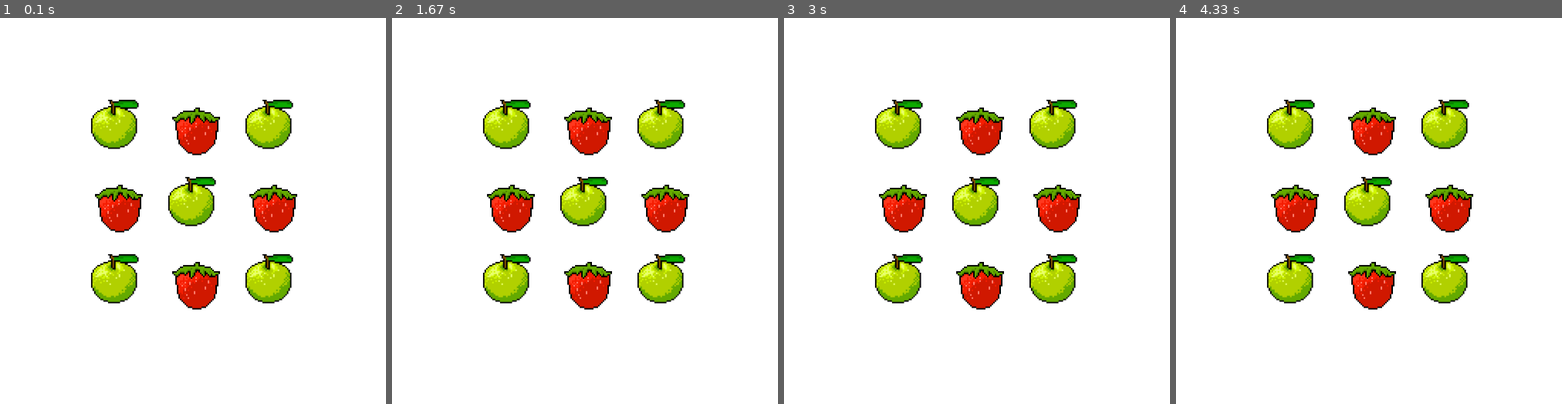
Above: before the commit, frames 1-4 (left to right).
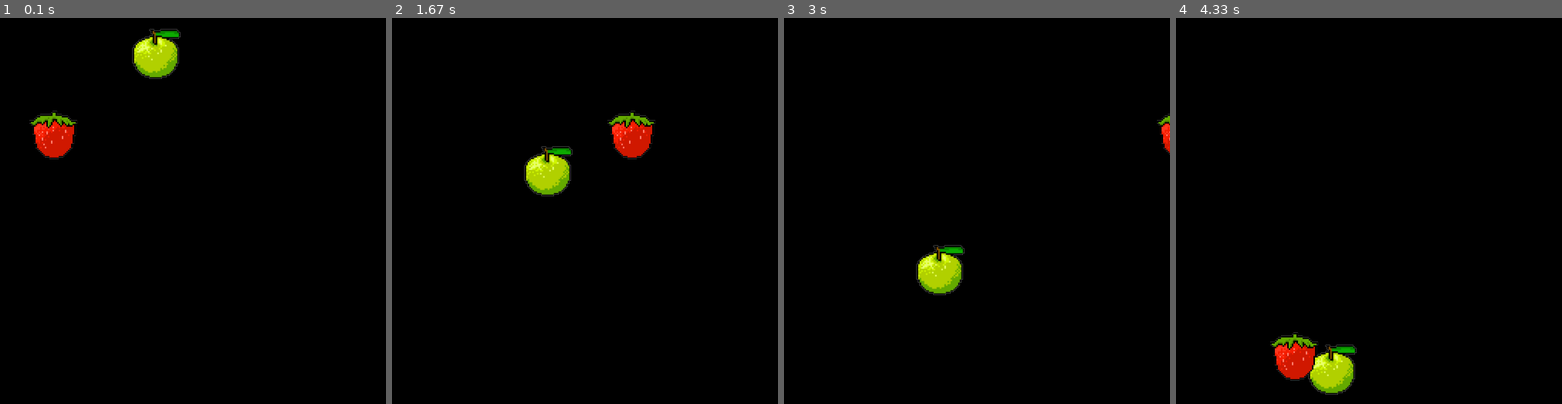
Above: after the commit, the same moments.

Repository: YogiSunil/Pygame
Game: pygame game, started from game.py
The game is run twice, just before and just after one commit, with the same random seed, the same clock (stepped at 60 frames per second) and the same inputs.
Inputs:
- Up to frame 1 (0.1 s): no input
- Up to frame 2 (1.67 s): no input
- Up to frame 3 (3 s): no input
- Up to frame 4 (4.33 s): no input

The runs differ from the first frame. In frame 1, 99% of the frame differs, in the area x 0-100%, y 0-100%; in frame 2, 99%; in frame 3, 99%; in frame 4, 99%.

Commit message:
challange-3

Diff:
--- a/game.py
+++ b/game.py
@@ -1,56 +1,92 @@
-# Import and initialize pygame
 import pygame
+from random import randint
 
 # Initialize Pygame
 pygame.init()
 
-# Configure the screen
-screen = pygame.display.set_mode([500, 500])
-pygame.display.set_caption("Drawing Objects and Images")
+# Screen dimensions
+screen_width = 500
+screen_height = 500
 
-# Define the GameObject class
-class GameObject(pygame.sprite.Sprite):
+# Create the screen
+screen = pygame.display.set_mode((screen_width, screen_height))
+
+# Set the title
+pygame.display.set_caption("Fruit Movement Game")
+
+# Load images
+apple_image = pygame.image.load('apple.png')
+strawberry_image = pygame.image.load('strawberry.png')
+
+# Base GameObject class
+class GameObject:
     def __init__(self, x, y, image):
-        super(GameObject, self).__init__()
-        self.surf = pygame.image.load(image)
         self.x = x
         self.y = y
+        self.image = image
 
     def render(self, screen):
-        screen.blit(self.surf, (self.x, self.y))
+        screen.blit(self.image, (self.x, self.y))
 
-# Create instances of GameObject for apples and strawberries
-objects = [
-     GameObject(100, 100, 'apple.png'),    # Top left apple
-    GameObject(200, 100, 'strawberry.png'), # Top middle strawberry
-    GameObject(300, 100, 'apple.png'),    # Top right apple
+# Apple class (vertical movement)
+class Apple(GameObject):
+    def __init__(self):
+        super().__init__(randint(93, 343), 0, apple_image)
+        self.dy = (randint(100, 300) / 100)  # Speed between 1.0 and 3.0
 
-    GameObject(100, 200, 'strawberry.png'), # Middle left strawberry
-    GameObject(200, 200, 'apple.png'),    # Middle center apple
-    GameObject(300, 200, 'strawberry.png'), # Middle right strawberry
+    def move(self):
+        self.y += self.dy
+        if self.y > screen_height:
+            self.reset()
 
-    GameObject(100, 300, 'apple.png'),    # Bottom left apple
-    GameObject(200, 300, 'strawberry.png'), # Bottom middle strawberry
-    GameObject(300, 300, 'apple.png')     # Bottom right apple
-]
+    def reset(self):
+        self.x = randint(93, 343)  # Choose from specific lanes
+        self.y = -64  # Start above the screen
 
-# Create the game loop
+# Strawberry class (horizontal movement)
+class Strawberry(GameObject):
+    def __init__(self):
+        super().__init__(0, randint(50, 400), strawberry_image)
+        self.dx = (randint(100, 300) / 100)  # Speed between 1.0 and 3.0
+
+    def move(self):
+        self.x += self.dx
+        if self.x > screen_width:
+            self.reset()
+
+    def reset(self):
+        self.x = -64  # Start off-screen to the left
+        self.y = randint(50, 400)  # Random vertical position
+
+# Main game loop
 running = True
+clock = pygame.time.Clock()
+
+# Create instances of the game objects
+apple = Apple()
+strawberry = Strawberry()
+
 while running:
-    # Check for events and handle quitting
+    # Check for events
     for event in pygame.event.get():
         if event.type == pygame.QUIT:
             running = False
 
-    # Clear the screen to white
-    screen.fill((255, 255, 255))
+    # Clear the screen
+    screen.fill((0, 0, 0))  # Black background
 
-    # Render each game object
-    for obj in objects:
-        obj.render(screen)
+    # Move and render the objects
+    apple.move()
+    apple.render(screen)
+
+    strawberry.move()
+    strawberry.render(screen)
 
     # Update the display
     pygame.display.flip()
 
+    # Control the frame rate
+    clock.tick(60)
+
 # Quit Pygame
 pygame.quit()
